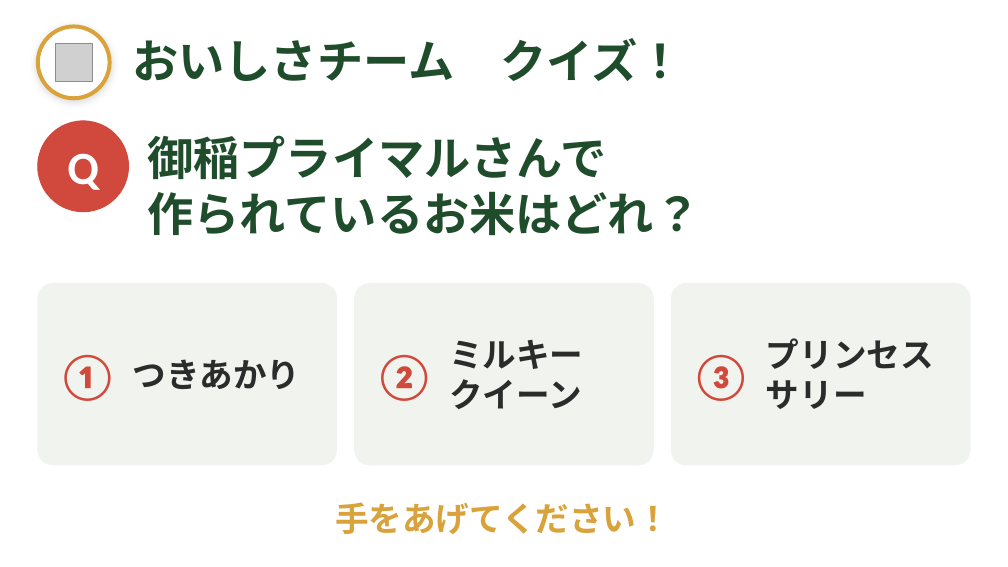
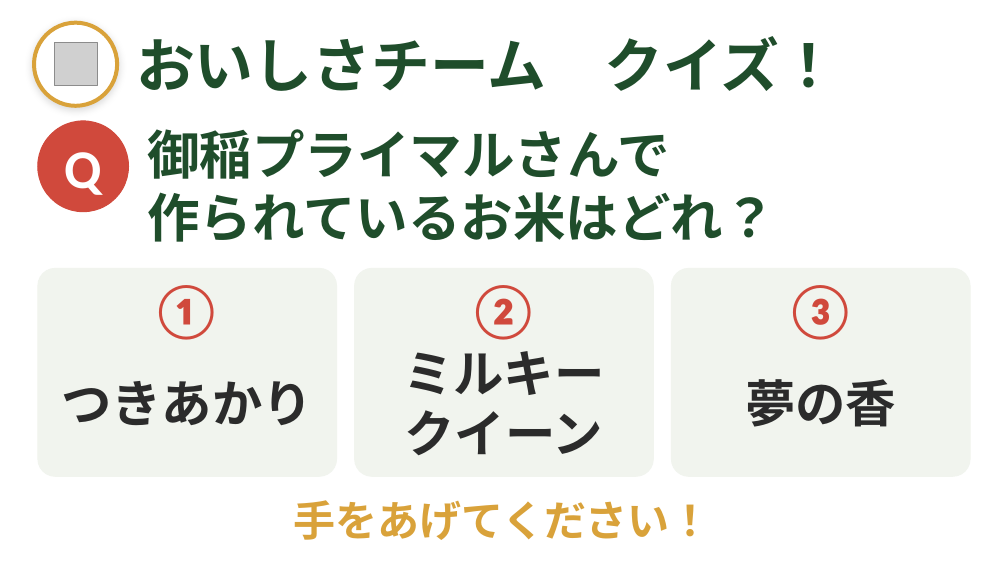
Before and after one commit to liberabitjp-hue/-, a slide deck: slide 6 of slides/お米アピール大作戦_発表スライド.pptx. Drawn at 1008x567 pixels with LibreOffice and Linux fonts; fonts in the diff are those of the drawing; grey boxes stand for pictures. Boxes give left, top, right and bottom in pixels: in the first picture for what was removed or moved away, otherwise in the second. Text is boxed around its words. In the diff, an @@ line names an element or a change of style, - is before the commit and + after.

```diff
--- a/slides/お米アピール大作戦_発表スライド.pptx
+++ b/slides/お米アピール大作戦_発表スライド.pptx
@@ ellipse: place and size @@
-ellipse at (38, 26, 110, 98)
+ellipse at (34, 23, 117, 106)
@@ title "おいしさチーム クイズ！" at (136, 36, 839, 91): size 44 to 56 pt @@
@@ picture: place and size @@
-picture at (55, 44, 92, 81)
+picture at (54, 42, 97, 85)
@@ text "御稲プライマルさんで" at (147, 129, 776, 242): size 44 to 50 pt @@
@@ rounded rectangle: place and size @@
-rounded rectangle at (38, 284, 337, 465)
+rounded rectangle at (38, 268, 337, 476)
@@ rounded rectangle: place and size @@
-rounded rectangle at (355, 284, 653, 465)
+rounded rectangle at (355, 268, 653, 476)
@@ rounded rectangle: place and size @@
-rounded rectangle at (671, 284, 970, 465)
+rounded rectangle at (671, 268, 970, 476)
@@ text "①": place and size @@
-text "①" at (57, 355, 118, 401)
+text "①" at (151, 285, 223, 340)
@@ text "②": place and size @@
-text "②" at (374, 355, 435, 401)
+text "②" at (468, 285, 540, 340)
@@ size 44 to 52 pt in 4 elements at (64, 152, 101, 195), (151, 285, 223, 340), (468, 285, 540, 340), (784, 285, 856, 340) @@
@@ text "③": place and size @@
-text "③" at (690, 355, 751, 401)
+text "③" at (784, 285, 856, 340)
@@ text "つきあかり": place and size @@
-text "つきあかり" at (132, 359, 300, 389)
+text "つきあかり" at (61, 381, 313, 425)
@@ text "つきあかり" at (61, 381, 313, 425): size 32 to 48 pt; alignment left to centre @@
@@ text "ミルキー" at (403, 351, 605, 455): size 32 to 48 pt; alignment left to centre @@
@@ text "ミルキー": place and size @@
-text "ミルキー" at (449, 340, 583, 409)
+text "ミルキー" at (403, 351, 605, 455)
@@ text at (745, 379, 896, 427): text changed; size 32 to 48 pt @@
-プリンセス
-サリー
+夢の香
@@ text "手をあげてください！" at (294, 500, 712, 540): size 32 to 40 pt @@
```
Also in this commit, not shown: 12 other slides changed.
